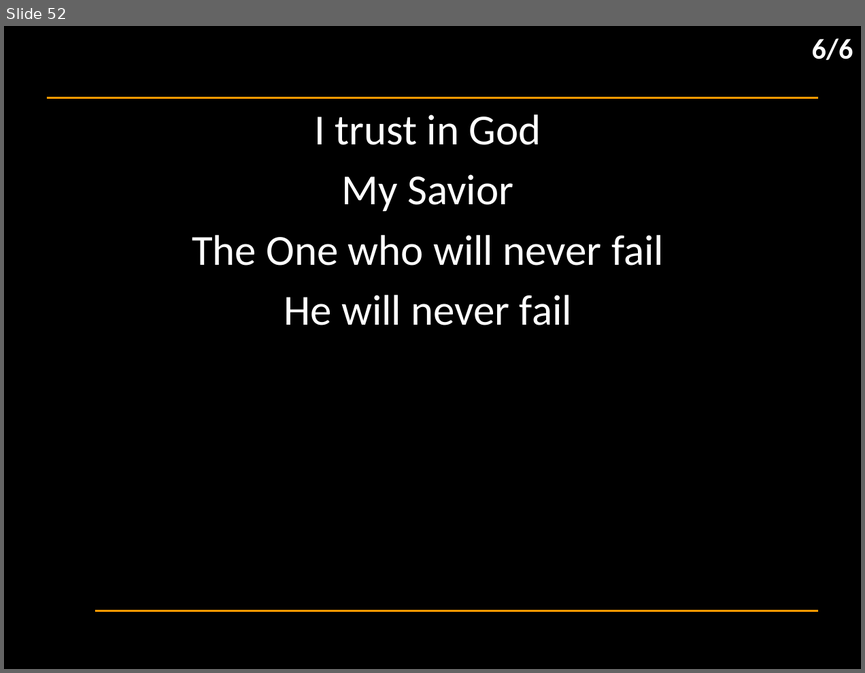
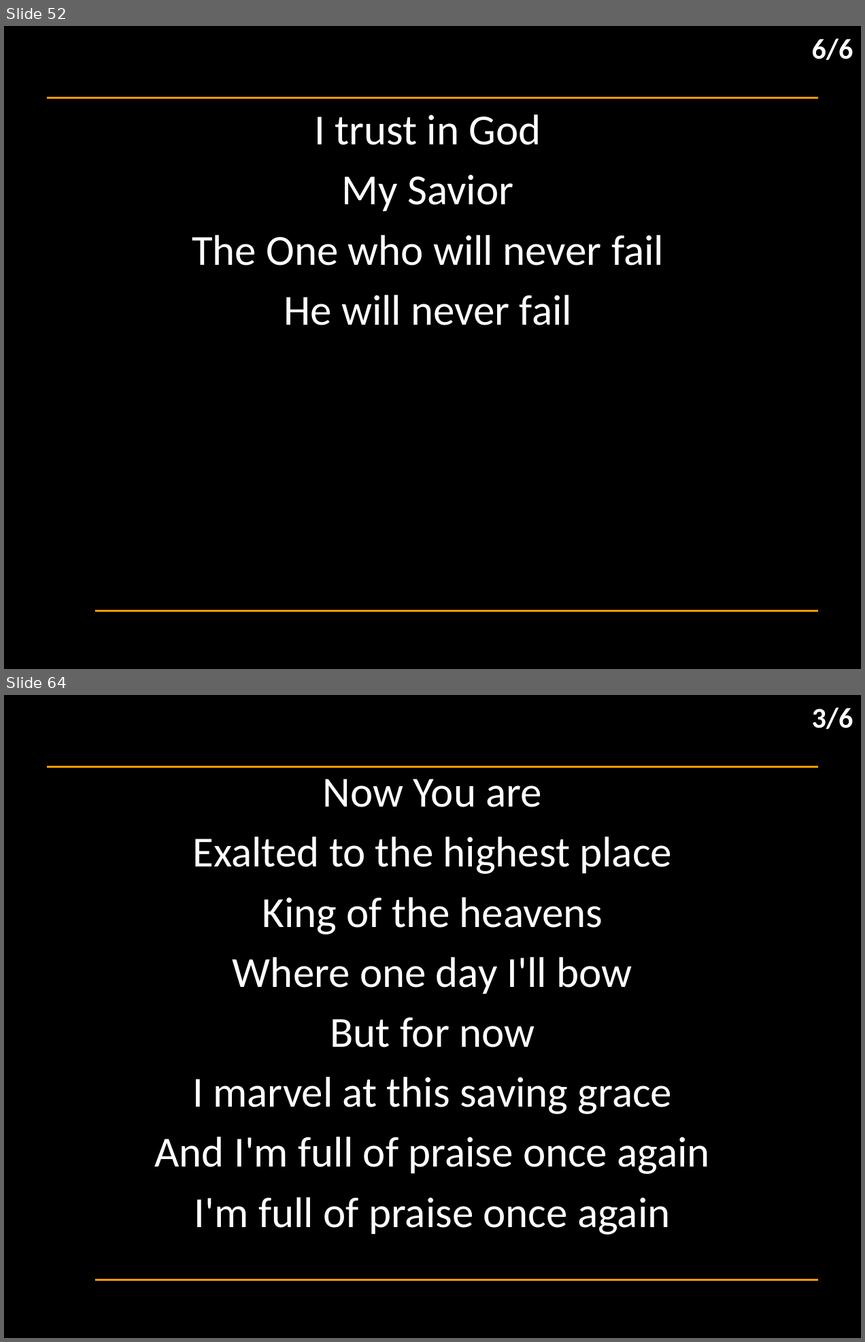
Before and after one commit to hoo-are-ya/worship, a slide deck: docs/songs_2024-09-22.pptx. Shown one above the other, each under a label of ours: slide 52 before the commit, slides 52 and 64 after it; the slides between them are not shown. The pictures are 865x673 and 865x1342 pixels, drawn with LibreOffice and Linux fonts; fonts in the diff are those of the drawing; background and template pictures are left out. Boxes give left, top, right and bottom in pixels: in the first picture for what was removed or moved away, otherwise in the second. Text is boxed around its words. In the diff, an @@ line names an element or a change of style, - is before the commit and + after.

```diff
--- a/docs/songs_2024-09-22.pptx
+++ b/docs/songs_2024-09-22.pptx
@@ slide 64 added at (4,695,861,1338), background #000000; not listed: 2 template elements that a slide beside it also shows @@
@@ text added at (812,707,853,729), 24 pt, text #FFFFFF, bold @@
+3/6
@@ subtitle added at (154,779,709,1234), 36 pt, text #FFFFFF @@
+Now You are
+Exalted to the highest place
+King of the heavens
+Where one day I'll bow
+But for now
+I marvel at this saving grace
+And I'm full of praise once again
+I'm full of praise once again
```
Also in this commit, not shown: 1 slide changed, 14 other slides added, 1 slide removed, 2 other files.
